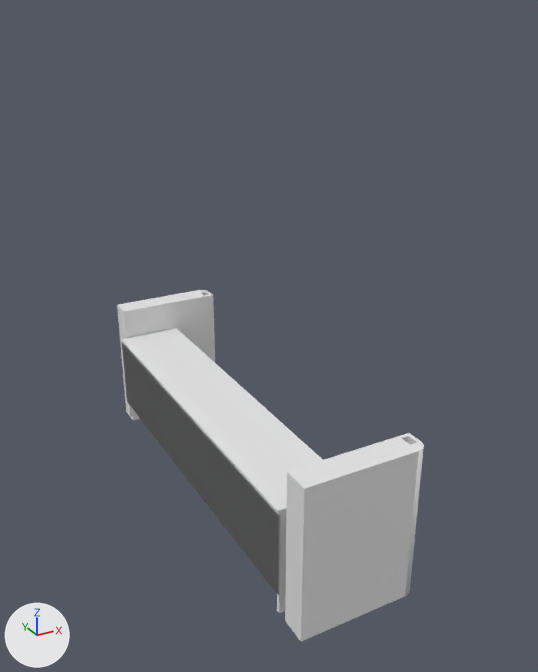
The glTF model public/glb/DON-NGOI-BO-CONG-VACH-LAM-VA-GUONG-UV.glb as it was, and as the next commit left it.
The view is the same before and after, from a camera (50 mm lens) standing at (-1.14, -1.82, 2.21) and looking at (0.36, 0.9, 0.85). Arrows for +X, +Y and +Z are at lower left; the lights stay in place. The first picture is the older version. Vertices at exactly the same position are counted once.

In view in the first picture: 'BCP-BIA-TRAI', 'BCT-BIA-PHAI', 'BCT-BIA-TRAI', 'BCT-HAU', 'BCT-NOC-3', 'GUONG', 'NOC' and 8 more.
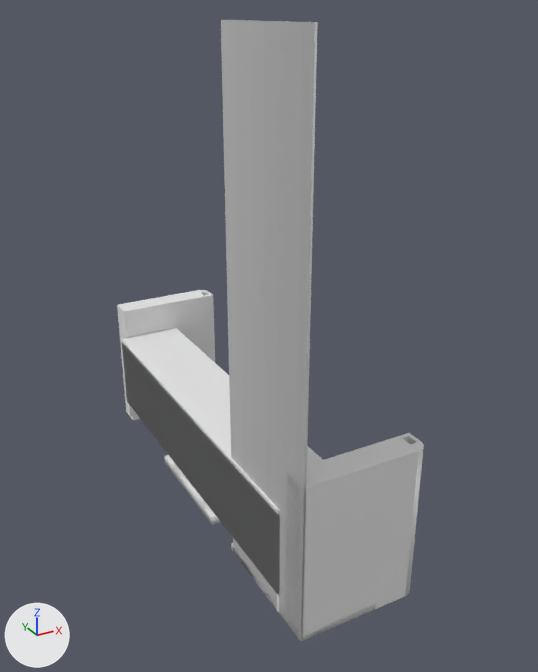
Where the change shows, as pixel boxes [x1, y1, x2, y2] in the pictures (538 x 672 px):
'GUONG', reshaped, moved, recoloured (38% narrower, 147% taller): before [122, 343, 280, 594]; after [221, 20, 318, 641]
'NEM-NGOI-DON', added: after [231, 543, 375, 641]
'NEM-NGOI-1', added: after [173, 465, 205, 511]
'NEM-NGOI-TRAI-2', added: after [202, 502, 221, 525]
'NEM-NGOI-PHAI-2', added: after [164, 455, 176, 473]
'VACH-LAM', unchanged, uncovered by the edit: after [122, 343, 280, 594]
'BCT-HAU', unchanged, covered by the edit: before [287, 473, 306, 639]; after [287, 476, 302, 639]

Diff of the bpy script that builds the scene:
```diff
--- a/public/glb/DON-NGOI-BO-CONG-VACH-LAM-VA-GUONG-UV.glb.py
+++ b/public/glb/DON-NGOI-BO-CONG-VACH-LAM-VA-GUONG-UV.glb.py
@@ img_mirror_01 @@
+img_mirror_01 = load_image('Mirror_01', '_unpacked/Mirror_01', 700, 700, 'sRGB')
@@ mat_mirror_01__002 @@
+mat_mirror_01__002 = principled_material('[Mirror 01].002')
+mat_mirror_01__002.texture = img_mirror_01
@@ me_g___556149_002 @@
 # used by ob_guong; location = (-0.008, 0.168, 0.1)
-me_g___556149_002.from_pydata(...)  # 8 vertices, 12 faces; spans x 0.0..0.01, y 0.0..1.8, z 0.0..0.38
-me_g___556149_002.materials.append(mat_material_001)  # white #e7e7e7
+me_g___556149_002.from_pydata(...)  # 8 vertices, 12 faces; spans x 0.0..0.01, y 0.0..0.58, z 0.0..2.18
+# me_g___556149_002 part 1
+# 6 vertices are removed from x 0.0..0.01, y 0.0..1.8, z 0.0..0.38
+# 12 faces are deleted
+# 6 vertices are added at (0.0, 0.58, 0.0), (0.0, 0.58, 2.18), (0.0, 0.0, 2.18), (0.01, 0.58, 0.0), (0.01, 0.58, 2.18), (0.01, 0.0, 2.18)
+# 12 new faces join them
+me_g___556149_002.materials.append(mat_mirror_01__002)  # picture img_mirror_01
@@ me_g___555582_008 @@
+me_g___555582_008.from_pydata(...)  # 42 vertices, 80 faces; spans x 0.0..0.349, y 0.0..0.36, z 0.0..0.05
+me_g___555582_008.materials.append(mat_material_007)  # white #e7e7e7
@@ me_g___555591_001 @@
+me_g___555591_001.from_pydata(...)  # 32 vertices, 60 faces; spans x 0.0..0.349, y 0.0..0.6, z 0.0..0.05
+me_g___555591_001.materials.append(mat_material_007)  # white #e7e7e7
@@ me_g___555609_004 @@
+me_g___555609_004.from_pydata(...)  # 26 vertices, 48 faces; spans x 0.0..0.224, y 0.0..0.12, z 0.0..0.05
+me_g___555609_004.materials.append(mat_material_007)  # white #e7e7e7
@@ me_g___555564_004 @@
+me_g___555564_004.from_pydata(...)  # 26 vertices, 48 faces; spans x 0.0..0.224, y 0.0..0.12, z 0.0..0.05
+me_g___555564_004.materials.append(mat_material_007)  # white #e7e7e7
@@ ob_guong @@
 ob_guong = bpy.data.objects.new('GUONG', me_g___556149_002)
-ob_guong.location = (-0.008, 0.168, 0.1)
+ob_guong.location = (0.0, 0.0, 0.0)
@@ ob_nem_ngoi_1 @@
+ob_nem_ngoi_1 = bpy.data.objects.new('NEM-NGOI-1', me_g___555582_008)
+ob_nem_ngoi_1.location = (0.0, 0.924, 0.0)
@@ ob_nem_ngoi_don @@
+ob_nem_ngoi_don = bpy.data.objects.new('NEM-NGOI-DON', me_g___555591_001)
+ob_nem_ngoi_don.location = (0.0, 0.0, 0.0)
@@ ob_nem_ngoi_phai_2 @@
+ob_nem_ngoi_phai_2 = bpy.data.objects.new('NEM-NGOI-PHAI-2', me_g___555609_004)
+ob_nem_ngoi_phai_2.location = (0.0, 1.284, 0.0)
@@ ob_nem_ngoi_trai_2 @@
+ob_nem_ngoi_trai_2 = bpy.data.objects.new('NEM-NGOI-TRAI-2', me_g___555564_004)
+ob_nem_ngoi_trai_2.location = (0.0, 0.804, 0.0)
```
